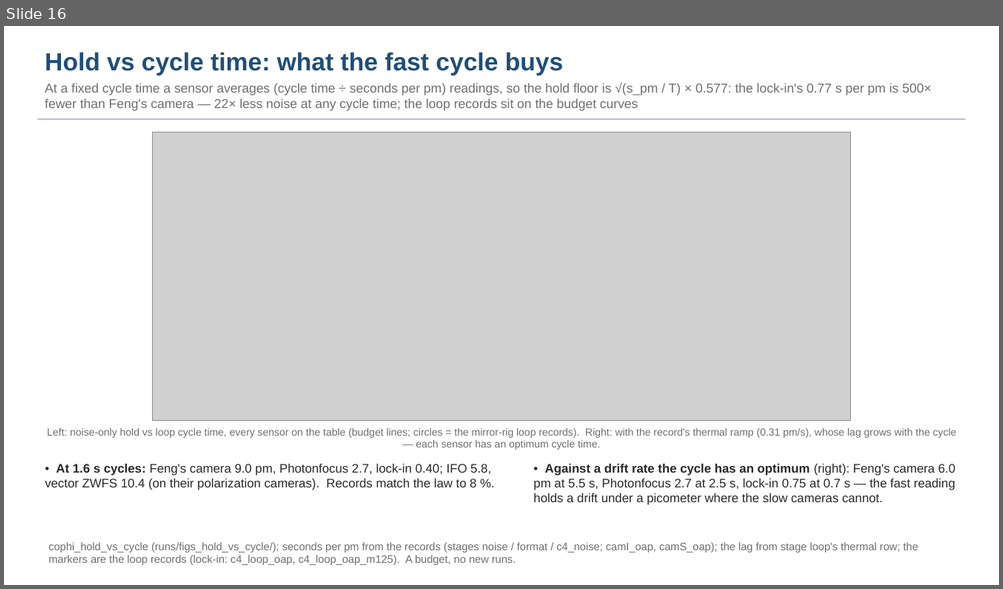
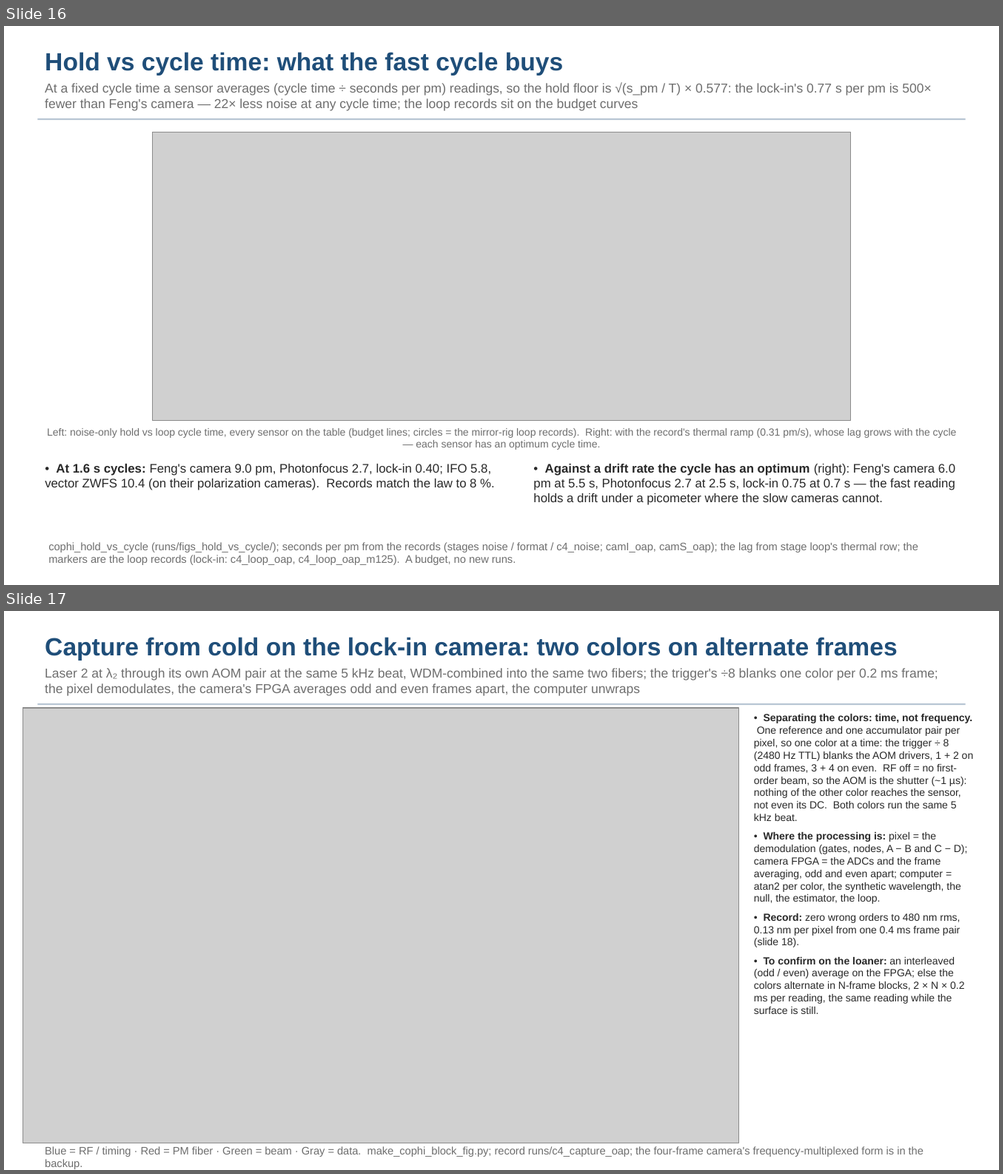
Before and after one commit to nasa-jpl/macos, a slide deck: demo_session/deck_cophi.pptx. Shown one above the other, each under a label of ours: slide 16 before the commit, slides 16 and 17 after it. The pictures are 1003x589 and 1003x1174 pixels, drawn with LibreOffice and Linux fonts; fonts in the diff are those of the drawing; grey boxes stand for pictures. Boxes give left, top, right and bottom in pixels: in the first picture for what was removed or moved away, otherwise in the second. Text is boxed around its words. In the diff, an @@ line names an element or a change of style, - is before the commit and + after.

```diff
--- a/demo_session/deck_cophi.pptx
+++ b/demo_session/deck_cophi.pptx
@@ slide 17 added at (4,611,999,1170), background #FFFFFF @@
@@ text added at (45,637,937,696), 12.5 pt, text #6E6E6E @@
+Capture from cold on the lock-in camera: two colors on alternate frames
+Laser 2 at λ₂ through its own AOM pair at the same 5 kHz beat, WDM-combined into the same two fibers; the trigger's ÷8 blanks one color per 0.2 ms frame; the pixel demodulates, the camera's FPGA averages odd and even frames apart, the computer unwraps
@@ picture added at (22,708,739,1144) @@
@@ rectangle added at (37,703,965,705), fill #B8C6D4 @@
@@ text added at (754,714,973,1014), 10 pt, text #282828 @@
+• Separating the colors: time, not frequency. One reference and one accumulator pair per pixel, so one color at a time: the trigger ÷ 8 (2480 Hz TTL) blanks the AOM drivers, 1 + 2 on odd frames, 3 + 4 on even. RF off = no first-order beam, so the AOM is the shutter (~1 µs): nothing of the other color reaches the sensor, not even its DC. Both colors run the same 5 kHz beat.
+• Where the processing is: pixel = the demodulation (gates, nodes, A − B and C − D); camera FPGA = the ADCs and the frame averaging, odd and even apart; computer = atan2 per color, the synthetic wavelength, the null, the estimator, the loop.
+• Record: zero wrong orders to 480 nm rms, 0.13 nm per pixel from one 0.4 ms frame pair (slide 18).
+• To confirm on the loaner: an interleaved (odd / even) average on the FPGA; else the colors alternate in N-frame blocks, 2 × N × 0.2 ms per reading, the same reading while the surface is still.
@@ text added at (45,1147,923,1170), 10.5 pt, text #6E6E6E @@
+Blue = RF / timing · Red = PM fiber · Green = beam · Gray = data. make_cophi_block_fig.py; record runs/c4_capture_oap; the four-frame camera's frequency-multiplexed form is in the backup.
```
Also in this commit, not shown: 6 slides changed, 13 other files.
